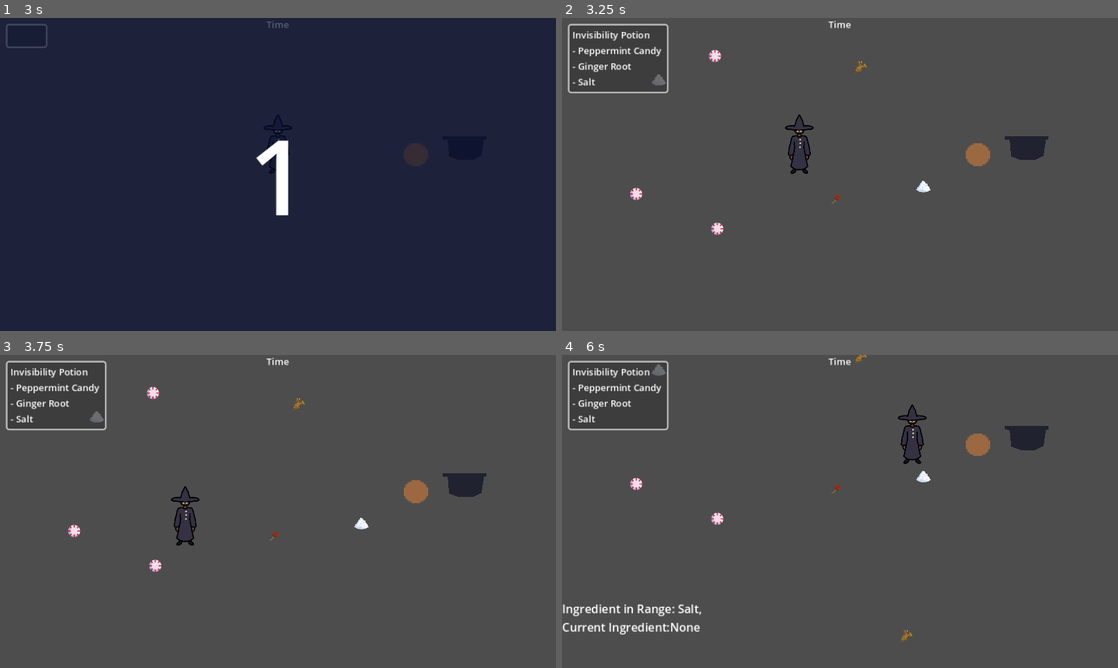
Above: before the commit, frames 1-4 (two rows, left to right).
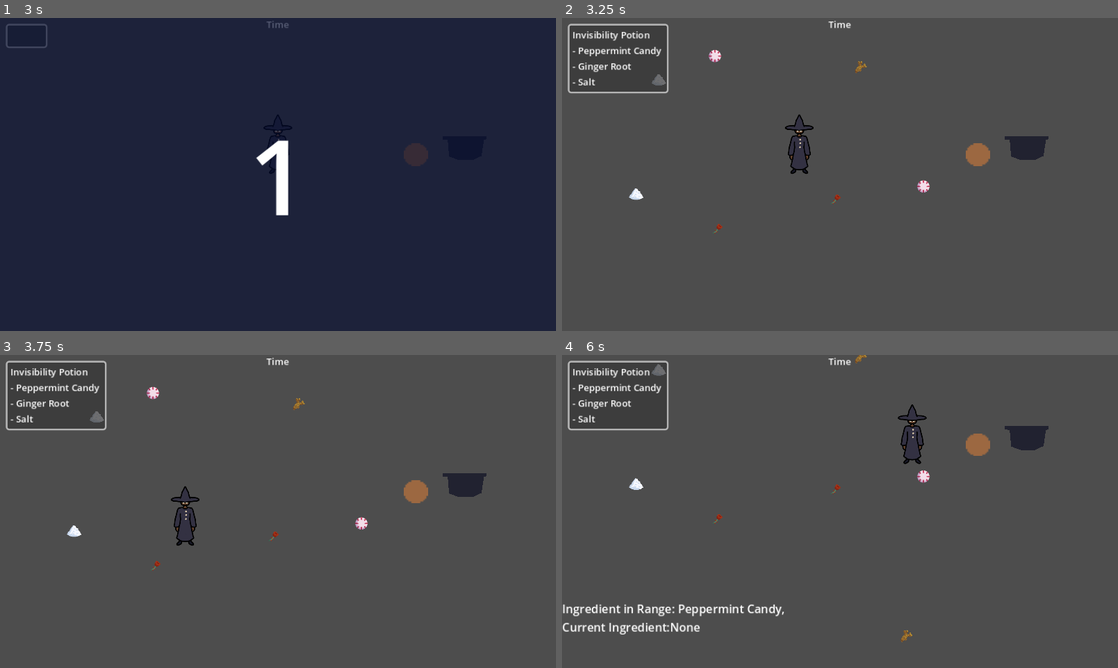
Above: after the commit, the same moments.

Repository: aryuserious/witch-in-training
Game: Godot game, scene res://scenes/level_1.tscn
The game is run twice, just before and just after one commit, with the same random seed, the same clock (stepped at 60 frames per second) and the same inputs.
Inputs:
- Up to frame 1 (3 s): tap Enter at 0.5, 2.75 s; hold W (up) 0.53-2.03 s; tap Q (drop) at 0.6, 2.85 s; tap E (pickup) at 1.35 s; tap Space at 2 s; hold A (left) from 2.03 s (still down); tap 1 (show-hide stats) at 2.1 s
- Up to frame 2 (3.25 s): keep holding A (left)
- Up to frame 3 (3.75 s): release A (left) at 3.53 s; hold S (down) from 3.53 s (still down); tap E (pickup) at 3.6 s
- Up to frame 4 (6 s): release S (down) at 4.28 s; hold D (right) 4.28-5.03 s; tap 1 (show-hide stats) at 4.35 s; hold W (up) 5.03-5.78 s; tap Q (drop) at 5.1 s; hold D (right) from 5.78 s (still down); tap E (pickup) at 5.85 s

Frame 1 is identical in both runs. In frame 2, 0.2% of the frame differs, in the area x 12-67%, y 51-70%; in frame 3, 0.2%; in frame 4, 0.5%, in the area x 12-67%, y 36-84%.

Commit message:
extra ingredients can only be ones with sprites - it was causing honey and leech to spawn but with a peppermint sprite because honey and leech don't have sprites yet - ingredient_type_as_string() now works for all types, also takes a Ingredient.type parameter since last commit

Diff:
--- a/scripts/hud.gd
+++ b/scripts/hud.gd
@@ -17,7 +17,7 @@
 
 
 func _on_cauldron_new_potion(potion : Cauldron.Potion):
-    var ingredient_types : Array[String]
+    var ingredient_types : Array[String] = []
 
     $Panel/VBox/Potion.text = potion.effect + " Potion" # it'll end up like: "Healing Potion", "Death Potion", etc.
 
--- a/scripts/ingredient.gd
+++ b/scripts/ingredient.gd
@@ -54,8 +54,14 @@
                 return "Peppermint Candy"
             Ingredient.type.THORNED_ROSE:
                 return "Thorned Rose"
+            Ingredient.type.HONEY:
+                return "Honey"
+            Ingredient.type.LEECH:
+                return "Leech"
             Ingredient.type.SALT:
                 return "Salt"
+            Ingredient.type.CAT_HAIR:
+                return "Cat Hair"
             _:
                 return "???"
     else:
--- a/scripts/level_1.gd
+++ b/scripts/level_1.gd
@@ -32,5 +32,6 @@
     var num_of_extra_ingrs = randi_range(1, 5)
     for ingr in num_of_extra_ingrs:
         var ei = ingr_scene.instantiate() as Ingredient # ei is extra ingredient
-        ei.ingredient_type = randi_range(0, Ingredient.type.size())
+        var ingrs_with_sprites = [Ingredient.type.GINGER_ROOT, Ingredient.type.PEPPERMINT_CANDY, Ingredient.type.THORNED_ROSE, Ingredient.type.SALT]
+        ei.ingredient_type = ingrs_with_sprites[randi_range(0, ingrs_with_sprites.size() - 1)] # choose a random ingredient with a sprite
         add_child(ei)
Not shown, removed: export_presets.cfg
